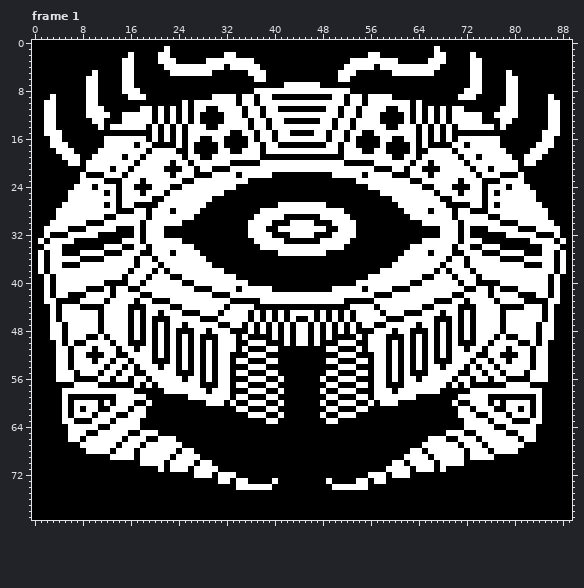
Pixel-art file: aseprite/Enemies/Bosses/V2/FINAL BOSS.aseprite. The first picture shows the starting point.
90x80 pixels, 1 frame. Shown: frame 1. The commit also changed other frames, which this record leaves out.
After the commit:
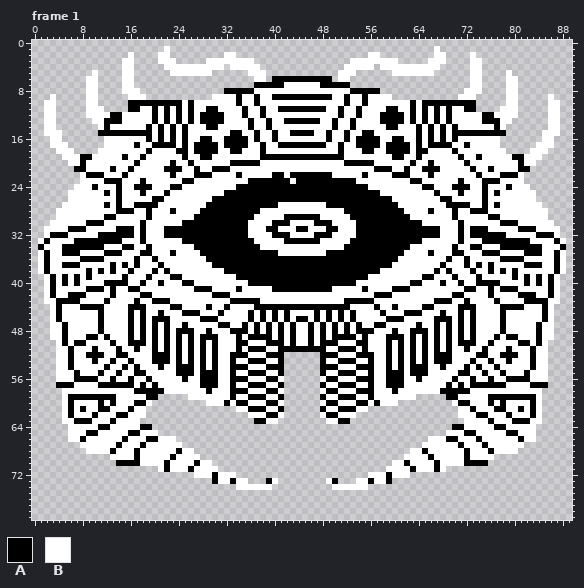
Palette (. is transparent): A #000000  B #ffffff
From old to new:
layer "BG" now hidden
layer "ANIMATED" added
Changed rows in their new state; - is an unchanged pixel.
Frame 1:
first column x 0:
 0 ..........................................................................................
 1 ......................-............................................-......................
 2 ................-....--.........--......................--.........--....-................
 3 ...............--....---.....--------................--------.....---....--...............
 4 ...............--.....----------.-----..............-----.----------.....--...............
 5 ..........-....--......-------......---............---......-------......--....-..........
 6 .........--....--....................--.----------.--....................--....--.........
 7 .........--....--....................----------------....................--....--.........
 8 .........--....---..............--------------------------..............---....--.........
 9 ...-.....--.....---...........------------------------------...........---.....--.....-...
10 ..--.....--.....----------------------------------------------------------.....--.....--..
11 ..--.....---....----------------------------------------------------------....---.....--..
12 ..--.....------------------------------------------------------------------------.....--..
13 ..--......----------------------------------------------------------------------......--..
14 ..--.......--------------------------------------------------------------------.......--..
15 ..---......--------------------------------------------------------------------......---..
16 ...--.......------------------------------------------------------------------.......--...
17 ...---......------------------------------------------------------------------......---...
18 ....---....--------------------------------------------------------------------....---....
19 .....--------------------------------------------------------------------------------.....
20 ......------------------------------------------------------------------------------......
21 .......----------------------------------------------------------------------------.......
22 ........----------------------------------B---------------------------------------........
23 ........-----------------------------------B--------------------------------------........
24 .......----------------------------------------------------------------------------.......
25 ......------------------------------------------------------------------------------......
26 ......------------------------------------------------------------------------------......
27 .....--------------------------------------------------------------------------------.....
28 ....----------------------------------------------------------------------------------....
29 ....----------------------------------------------------------------------------------....
30 ...------------------------------------------------------------------------------------...
31 ..------------------------------------------AA------------------------------------------..
32 ..--------------------------------------------------------------------------------------..
33 .----------------------------------------------------------------------------------------.
34 .----------------------------------------------------------------------------------------.
35 .----------------------------------------------------------------------------------------.
36 .----------------------------------------------------------------------------------------.
37 .------------A-A----------------------------------------------------------A-A------------.
38 .--------A-A-A--------------------------------------------------------------A-A-A--------.
39 ..---A-A-A----------------------------------------------------------------------A-A-A---..
40 ..---A-A-------------A----------------------------------------------A-------------A-A---..
41 ..--------------------------------------------------------------------------------------..
42 ..--------------------------------------------------------------------------------------..
43 ..--------------------------------------------------------------------------------------..
44 ...--------------------------A------------------------------A--------------------------...
45 ...------------------------------------------------------------------------------------...
46 ...------------------------------------------------------------------------------------...
47 ...------------------------------------------------------------------------------------...
48 ...------------------------------------------------------------------------------------...
49 ...------------------------------------------------------------------------------------...
50 ....----------------------------------------------------------------------------------....
51 ....----------------------------------------------------------------------------------....
52 ....-----------------A--------------------......--------------------A-----------------....
53 ....--------------------------------------......--------------------------------------....
54 ....---------------------A----------------......----------------A---------------------....
55 ....-------------------------A------------......------------A-------------------------....
56 ....-------------------------A------------......------------A-------------------------....
57 ....--------------------------------------......--------------------------------------....
58 .....-------------------------------------......-------------------------------------.....
59 .....----------------.....----------------......----------------.....----------------.....
60 .....---------------.........-------------......-------------.........---------------.....
61 .....--------------...............--------......--------...............--------------.....
62 .....--------------.................------......------.................--------------.....
63 .....-------------...................----........----...................-------------.....
64 ......--------------..................................................--------------......
65 ......---------------................................................---------------......
66 ......------------------..........................................------------------......
67 ........-----------------........................................-----------------........
68 .........------------------....................................------------------.........
69 .............---------------..................................---------------.............
70 ..............----------------..............................----------------..............
71 .....................----------............................----------.....................
72 ...........................-------......................-------...........................
73 ..............................------...--........--...------..............................
74 ..................................------..........------..................................
75 ..........................................................................................
76 ..........................................................................................
77 ..........................................................................................
78 ..........................................................................................
79 ..........................................................................................
Where, in picture pixels (left, top, right, bottom), the same in both pictures:
changed: (32, 40, 572, 520)
